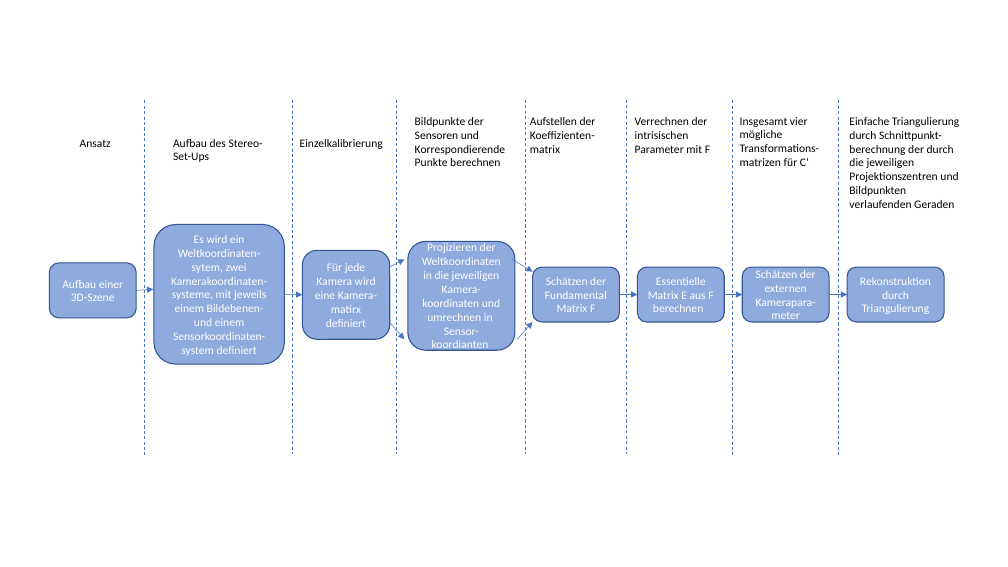
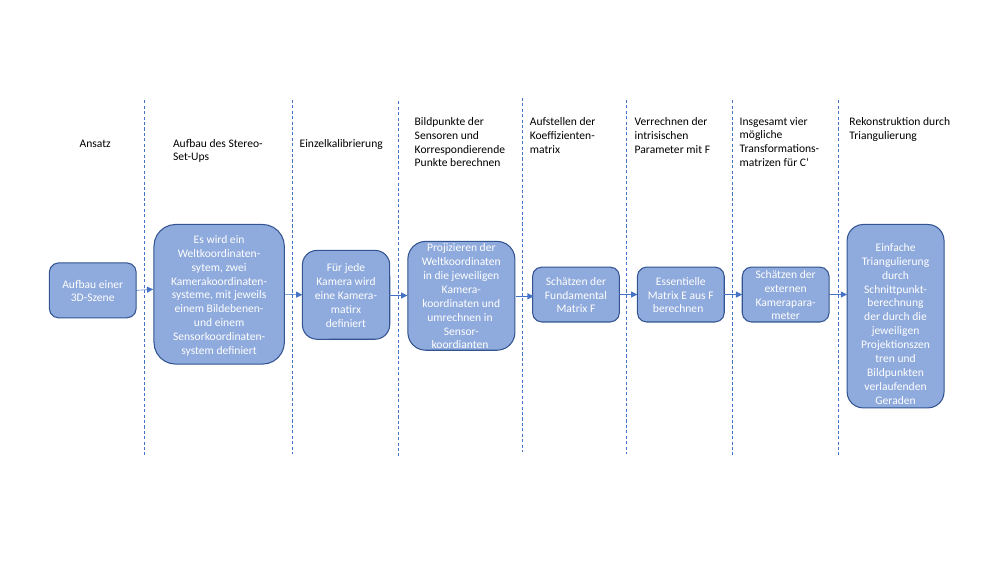
Before and after one commit to anjak610/MasterDuCC, a slide deck: slide 2 of Thesis/ThesisArbeit_V3/images/ArbeitsProzessReal.pptx. Drawn at 1008x567 pixels with LibreOffice and Linux fonts; fonts in the diff are those of the drawing. Boxes give left, top, right and bottom in pixels: in the first picture for what was removed or moved away, otherwise in the second. Text is boxed around its words. In the diff, an @@ line names an element or a change of style, - is before the commit and + after.

```diff
--- a/Thesis/ThesisArbeit_V3/images/ArbeitsProzessReal.pptx
+++ b/Thesis/ThesisArbeit_V3/images/ArbeitsProzessReal.pptx
@@ text at [849,117,950,141]: text changed @@
-Einfache Triangulierung durch Schnittpunkt-berechnung der durch die jeweiligen Projektionszentren und Bildpunkten verlaufenden Geraden
+Rekonstruktion durch Triangulierung
@@ rounded rectangle "Einfache Triangulierung durch Schnittpunkt-berechnung der ...": place and size @@
-rounded rectangle "Einfache Triangulierung durch Schnittpunkt-berechnung der ..." at [848,267,944,322]
+rounded rectangle "Einfache Triangulierung durch Schnittpunkt-berechnung der ..." at [848,225,944,408]
@@ text in rounded rectangle at [862,243,929,404]: text changed @@
-Rekonstruktion durch Triangulierung
+Einfache Triangulierung durch Schnittpunkt-berechnung der durch die jeweiligen Projektionszentren und Bildpunkten verlaufenden Geraden
@@ arrow moved from (389, 267) - (405, 259) to (389, 296) - (408, 296) @@
@@ arrow moved from (512, 259) - (532, 271) to (516, 296) - (534, 296) @@
@@ arrow removed from (389, 322) to (405, 340) @@
@@ arrow removed from (517, 340) to (532, 322) @@
```
Also in this commit, not shown: 1 other slide changed, 1 slide added, 26 other files.
